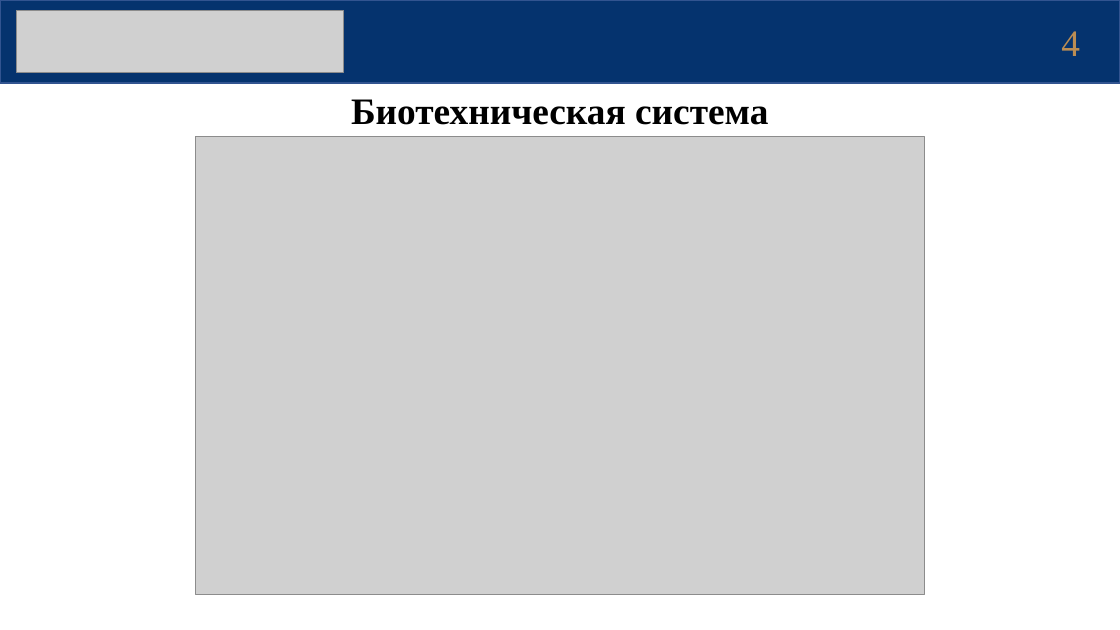
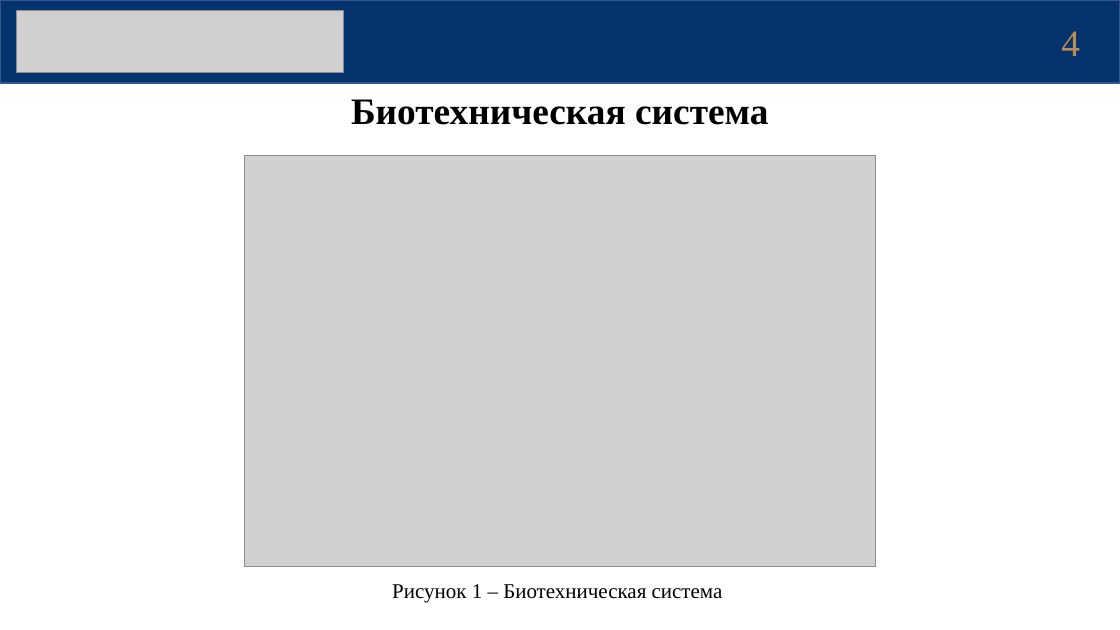
Before and after one commit to akulistus/oct-segmentation-model, a slide deck: slide 4 of diploma/Презентация_Защита_КошаевЕА.pptx. Drawn at 1120x630 pixels with LibreOffice and Linux fonts; fonts in the diff are those of the drawing; grey boxes stand for pictures. Boxes give left, top, right and bottom in pixels: in the first picture for what was removed or moved away, otherwise in the second. Text is boxed around its words. In the diff, an @@ line names an element or a change of style, - is before the commit and + after.

```diff
--- a/diploma/Презентация_Защита_КошаевЕА.pptx
+++ b/diploma/Презентация_Защита_КошаевЕА.pptx
@@ picture: place and size @@
-picture at [196,137,925,595]
+picture at [245,156,875,567]
@@ text added at [392,584,723,603], 18 pt, text #000000 @@
+Рисунок 1 – Биотехническая система
```
Also in this commit, not shown: 9 other slides changed, 1 slide added.
